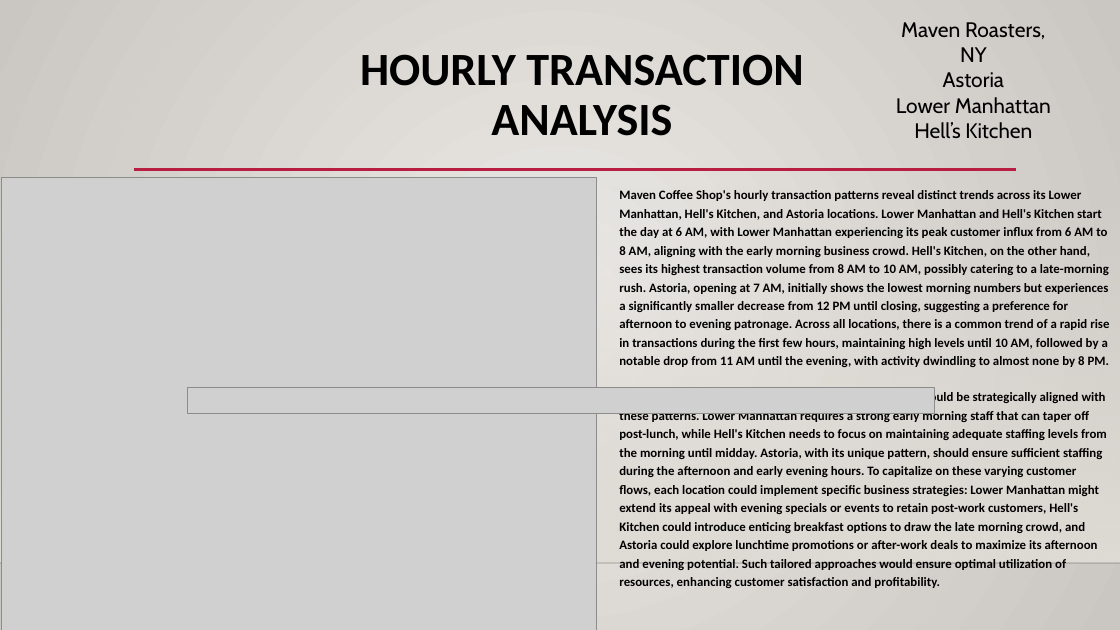
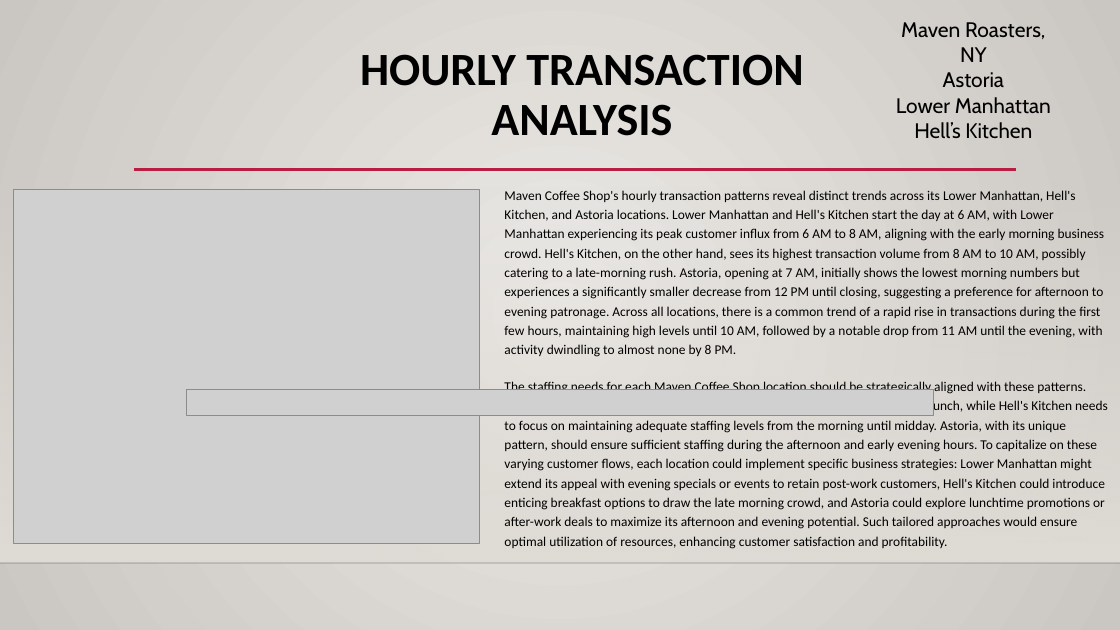
Before and after one commit to cedetraz96/Coffee_Crew, a slide deck: slide 10 of Maven Roasters Project1.pptx. Drawn at 1120x630 pixels with LibreOffice and Linux fonts; fonts in the diff are those of the drawing; grey boxes stand for pictures; background and template pictures are left out. Boxes give left, top, right and bottom in pixels: in the first picture for what was removed or moved away, otherwise in the second. Text is boxed around its words. In the diff, an @@ line names an element or a change of style, - is before the commit and + after.

```diff
--- a/Maven Roasters Project1.pptx
+++ b/Maven Roasters Project1.pptx
@@ picture: place and size @@
-picture at [2,177,597,630]
+picture at [13,190,479,544]
@@ text "Maven Coffee Shop's hourly transaction ...": place and size @@
-text "Maven Coffee Shop's hourly transaction ..." at [619,190,1110,588]
+text "Maven Coffee Shop's hourly transaction ..." at [504,190,1108,549]
@@ text "Maven Coffee Shop's hourly transaction ..." at [504,190,1108,549]: size 11 to 11.5 pt, bold off @@
```
Also in this commit, not shown: 8 other slides changed.
